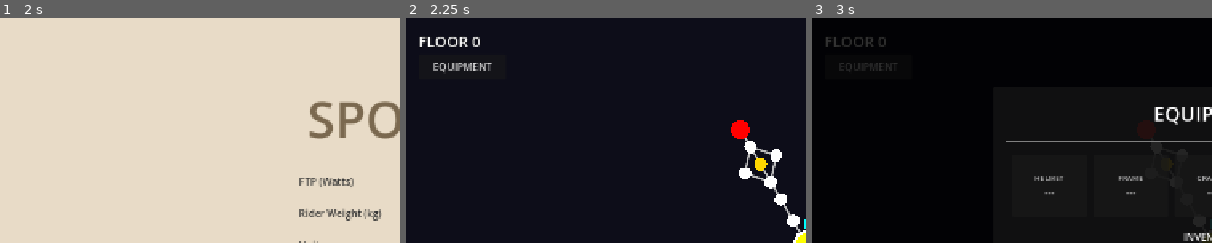
Above: before the commit, frames 1-3 (left to right).
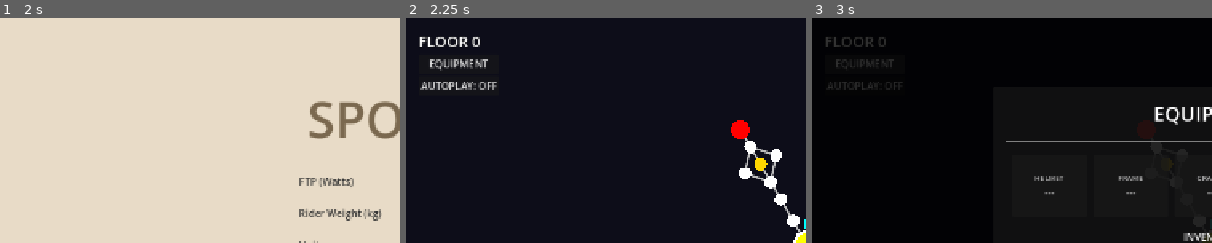
Above: after the commit, the same moments.

Repository: alexkibler/spokes-godot
Game: Godot game, scene res://src/scenes/MenuScene.tscn
The game is run twice, just before and just after one commit, with the same random seed, the same clock (stepped at 60 frames per second) and the same inputs.
Inputs:
- Up to frame 1 (2 s): click "Normal" at 0.5 s; click "Normal" at 1.25 s
- Up to frame 2 (2.25 s): click "START RUN" at 2 s
- Up to frame 3 (3 s): click "EQUIPMENT" at 2.75 s
The pictures show only the part of the screen within x 0-50%, y 0-50%; the shares and areas given below are measured in that part.

Frame 1 is identical in both runs. In frame 2, 1.1% of the frame differs, in the area x 3-23%, y 18-32%; in frame 3, 0.4%.

Commit message:
Implement full Autoplay pathfinding and Boss medal gating

Diff:
--- a/src/autoloads/RunManager.gd
+++ b/src/autoloads/RunManager.gd
@@ -6,9 +6,16 @@
 signal run_ended
 signal edge_completed
 signal modifiers_changed
+signal autoplay_changed(enabled: bool)
 
 var run_data: Dictionary = {}
 var is_active_run: bool = false
+var autoplay_enabled: bool = false
+var autoplay_delay_ms: int = 2000
+
+func toggle_autoplay() -> void:
+	autoplay_enabled = !autoplay_enabled
+	autoplay_changed.emit(autoplay_enabled)
 
 func start_new_run(run_length: int, total_distance_km: float, difficulty: String, ftp_w: int, weight_kg: float, units: String) -> void:
 	run_data = {
@@ -53,14 +60,69 @@
 func set_active_edge(edge: Dictionary) -> void:
 	run_data["active_edge"] = edge
 
-func get_active_edge() -> Dictionary:
-	return run_data.get("active_edge", {})
+func get_next_autoplay_node() -> Dictionary:
+	if not is_active_run or run_data.get("currentNodeId", "") == "": return {}
+
+	var current_id = run_data["currentNodeId"]
+	var current_node = null
+	for n in run_data["nodes"]:
+		if n["id"] == current_id:
+			current_node = n
+			break
+	if not current_node: return {}
+
+	# Identify valid next steps (neighbors)
+	var neighbors = []
+	for edge in run_data["edges"]:
+		var target_id = ""
+		if edge["from"] == current_id: target_id = edge["to"]
+		elif edge["to"] == current_id: target_id = edge["from"]
+
+		if target_id != "":
+			for n in run_data["nodes"]:
+				if n["id"] == target_id:
+					neighbors.append(n)
+					break
+
+	if neighbors.is_empty(): return {}
+
+	# Logic: Path toward the "Finish" node, but only if all medals are held.
+	# Otherwise, path toward unvisited "Boss" nodes.
+	var medals_held = 0
+	for item in run_data["inventory"]:
+		if item.begins_with("medal_"): medals_held += 1
+	var medals_needed = run_data["runLength"]
+
+	var targets = []
+	for n in run_data["nodes"]:
+		if n["type"] == "finish" and medals_held >= medals_needed:
+			targets.append(n)
+		elif n["type"] == "boss" and not n["id"] in run_data["visitedNodeIds"]:
+			targets.append(n)
+
+	if targets.is_empty():
+		# Fallback: just pick the first unvisited neighbor or any neighbor
+		for n in neighbors:
+			if not n["id"] in run_data["visitedNodeIds"]: return n
+		return neighbors[0]
+
+	# Simple heuristic: Pick neighbor that reduces distance to the nearest target
+	var best_neighbor = neighbors[0]
+	var min_dist = 999.0
+
+	for n in neighbors:
+		for t in targets:
+			var d = Vector2(n["x"], n["y"]).distance_to(Vector2(t["x"], t["y"]))
+			if d < min_dist:
+				min_dist = d
+				best_neighbor = n
+
+	return best_neighbor
 
 func complete_active_edge() -> bool:
 	var ae = run_data.get("active_edge")
 	if not ae: return false
 
-	# Find the edge in the main list
 	var found_edge = null
 	for e in run_data["edges"]:
 		if e["from"] == ae["from"] and e["to"] == ae["to"]:
@@ -68,6 +130,28 @@
 			break
 
 	if found_edge:
+		# Find the destination node
+		var dest_node = null
+		for n in run_data["nodes"]:
+			if n["id"] == found_edge["to"]:
+				dest_node = n
+				break
+
+		# Award gold
+		var reward_gold = 25
+		if dest_node:
+			if dest_node["type"] == "boss": reward_gold = 100
+			elif dest_node["type"] == "finish": reward_gold = 500
+		add_gold(reward_gold)
+
+		# Award Medals for Bosses
+		if dest_node and dest_node["type"] == "boss":
+			var spoke_id = dest_node.get("metadata", {}).get("spokeId", "unknown")
+			var medal_id = "medal_" + spoke_id
+			if not medal_id in run_data["inventory"]:
+				run_data["inventory"].append(medal_id)
+				print("[RUN] Awarded Medal: ", medal_id)
+
 		# Advance current node
 		run_data["currentNodeId"] = found_edge["to"]
 		if not found_edge["to"] in run_data["visitedNodeIds"]:
--- a/src/scenes/GameScene.gd
+++ b/src/scenes/GameScene.gd
@@ -150,6 +150,11 @@
 
 func _physics_process(delta: float) -> void:
 	if is_complete: return
+
+	# 0. Autoplay Power
+	if RunManager.autoplay_enabled:
+		var target_power = float(RunManager.run_data.get("ftpW", 200.0))
+		latest_power = lerp(latest_power, target_power, delta * 2.0)
 
 	# 1. Update Drafting
 	var best_draft = 0.0
--- a/src/scenes/MapScene.gd
+++ b/src/scenes/MapScene.gd
@@ -11,6 +11,7 @@
 
 	hud.update_hud()
 	queue_redraw()
+	_check_autoplay()
 
 func _draw() -> void:
 	var run = RunManager.get_run()
@@ -60,6 +61,17 @@
 			draw_circle(pos, radius + 5, Color.WHITE) # Highlight current
 
 		draw_circle(pos, radius, color)
+
+func _check_autoplay() -> void:
+	if not RunManager.autoplay_enabled: return
+
+	var next_node = RunManager.get_next_autoplay_node()
+	if not next_node.is_empty():
+		print("[AUTOPLAY] Selecting next node: ", next_node["id"])
+		get_tree().create_timer(2.0).timeout.connect(func():
+			if RunManager.autoplay_enabled:
+				_on_node_clicked(next_node)
+		)
 
 func _find_node(nodes: Array, id: String) -> Dictionary:
 	for n in nodes:
--- a/src/ui/MapHUD.gd
+++ b/src/ui/MapHUD.gd
@@ -3,70 +3,84 @@
 @onready var gold_label: Label = $MarginContainer/TopRight/GoldValue
 @onready var floor_label: Label = $MarginContainer/TopLeft/FloorLabel
 @onready var modifier_container: HBoxContainer = $MarginContainer/TopCenter/ModifierContainer
-
 @onready var equip_button: Button = $MarginContainer/TopLeft/EquipButton
+@onready var autoplay_button: Button = %AutoplayButton
 
 func _ready() -> void:
-    equip_button.pressed.connect(_on_equip_pressed)
-    update_hud()
+	equip_button.pressed.connect(_on_equip_pressed)
+	autoplay_button.pressed.connect(_on_autoplay_pressed)
+	_update_autoplay_ui()
+	update_hud()
 
 func _on_equip_pressed() -> void:
-    var overlay = load("res://src/ui/EquipmentOverlay.tscn").instantiate()
-    add_child(overlay)
-    overlay.closed.connect(func(): update_hud())
+	var overlay = load("res://src/ui/EquipmentOverlay.tscn").instantiate()
+	add_child(overlay)
+	overlay.closed.connect(func(): update_hud())
+
+func _on_autoplay_pressed() -> void:
+	RunManager.toggle_autoplay()
+	_update_autoplay_ui()
+
+func _update_autoplay_ui() -> void:
+	if RunManager.autoplay_enabled:
+		autoplay_button.text = "AUTOPLAY: ON"
+		autoplay_button.add_theme_color_override("font_color", Color.GOLD)
+	else:
+		autoplay_button.text = "AUTOPLAY: OFF"
+		autoplay_button.remove_theme_color_override("font_color")
 
 func update_hud() -> void:
-    var run = RunManager.get_run()
-    if run.is_empty(): return
+	var run = RunManager.get_run()
+	if run.is_empty(): return
 
-    gold_label.text = str(run.get("gold", 0)) + " g"
+	gold_label.text = str(run.get("gold", 0)) + " g"
 
-    # Calculate current floor (deepest visited node floor)
-    var current_floor = 0
-    var current_node_id = run.get("currentNodeId", "")
-    for n in run["nodes"]:
-        if n["id"] == current_node_id:
-            current_floor = n["floor"]
-            break
+	# Calculate current floor (deepest visited node floor)
+	var current_floor = 0
+	var current_node_id = run.get("currentNodeId", "")
+	for n in run["nodes"]:
+		if n["id"] == current_node_id:
+			current_floor = n["floor"]
+			break
 
-    floor_label.text = "FLOOR " + str(current_floor)
+	floor_label.text = "FLOOR " + str(current_floor)
 
-    _update_modifiers(run["modifiers"])
+	_update_modifiers(run["modifiers"])
 
 func _update_modifiers(modifiers: Dictionary) -> void:
-    # Clear existing
-    for child in modifier_container.get_children():
-        child.queue_free()
+	# Clear existing
+	for child in modifier_container.get_children():
+		child.queue_free()
 
-    # Add chips for non-baseline modifiers
-    if modifiers.get("powerMult", 1.0) != 1.0:
-        _add_modifier_chip("Power", "x%.2f" % modifiers["powerMult"], Color.GOLD)
+	# Add chips for non-baseline modifiers
+	if modifiers.get("powerMult", 1.0) != 1.0:
+		_add_modifier_chip("Power", "x%.2f" % modifiers["powerMult"], Color.GOLD)
 
-    if modifiers.get("dragReduction", 0.0) != 0.0:
-        _add_modifier_chip("Aero", "-%d%%" % int(modifiers["dragReduction"] * 100), Color.CYAN)
+	if modifiers.get("dragReduction", 0.0) != 0.0:
+		_add_modifier_chip("Aero", "-%d%%" % int(modifiers["dragReduction"] * 100), Color.CYAN)
 
-    if modifiers.get("weightMult", 1.0) != 1.0:
-        _add_modifier_chip("Weight", "x%.2f" % modifiers["weightMult"], Color.SALMON)
+	if modifiers.get("weightMult", 1.0) != 1.0:
+		_add_modifier_chip("Weight", "x%.2f" % modifiers["weightMult"], Color.SALMON)
 
 func _add_modifier_chip(label: String, val: String, color: Color) -> void:
-    var chip = PanelContainer.new()
-    var style = StyleBoxFlat.new()
-    style.bg_color = color.lerp(Color.BLACK, 0.6)
-    style.border_width_left = 1
-    style.border_width_top = 1
-    style.border_width_right = 1
-    style.border_width_bottom = 1
-    style.border_color = color
-    style.corner_radius_top_left = 4
-    style.corner_radius_top_right = 4
-    style.corner_radius_bottom_left = 4
-    style.corner_radius_bottom_right = 4
-    chip.add_theme_stylebox_override("panel", style)
+	var chip = PanelContainer.new()
+	var style = StyleBoxFlat.new()
+	style.bg_color = color.lerp(Color.BLACK, 0.6)
+	style.border_width_left = 1
+	style.border_width_top = 1
+	style.border_width_right = 1
+	style.border_width_bottom = 1
+	style.border_color = color
+	style.corner_radius_top_left = 4
+	style.corner_radius_top_right = 4
+	style.corner_radius_bottom_left = 4
+	style.corner_radius_bottom_right = 4
+	chip.add_theme_stylebox_override("panel", style)
 
-    var l = Label.new()
-    l.text = label + " " + val
-    l.add_theme_font_size_override("font_size", 14)
-    l.add_theme_color_override("font_color", Color.WHITE)
-    chip.add_child(l)
+	var l = Label.new()
+	l.text = label + " " + val
+	l.add_theme_font_size_override("font_size", 14)
+	l.add_theme_color_override("font_color", Color.WHITE)
+	chip.add_child(l)
 
-    modifier_container.add_child(chip)
+	modifier_container.add_child(chip)
--- a/src/ui/MapHUD.tscn
+++ b/src/ui/MapHUD.tscn
@@ -31,9 +31,13 @@
 text = "FLOOR 0"
 
 [node name="EquipButton" type="Button" parent="MarginContainer/TopLeft"]
-custom_minimum_size = Vector2(140, 40)
 layout_mode = 2
 text = "EQUIPMENT"
+
+[node name="AutoplayButton" type="Button" parent="MarginContainer/TopLeft"]
+unique_name_in_owner = true
+layout_mode = 2
+text = "AUTOPLAY: OFF"
 
 [node name="TopRight" type="VBoxContainer" parent="MarginContainer"]
 layout_mode = 2
--- a/src/ui/RewardOverlay.gd
+++ b/src/ui/RewardOverlay.gd
@@ -13,6 +13,13 @@
 	# Pick 3 random rewards
 	current_rewards = RewardManager.get_random_rewards(3)
 	_render_cards()
+
+	if RunManager.autoplay_enabled:
+		# Auto-pick first card after delay
+		get_tree().create_timer(2.0).timeout.connect(func():
+			if is_inside_tree() and not current_rewards.is_empty():
+				_on_card_pressed(current_rewards[0]["id"])
+		)
 
 func _render_cards() -> void:
 	# Clear existing
